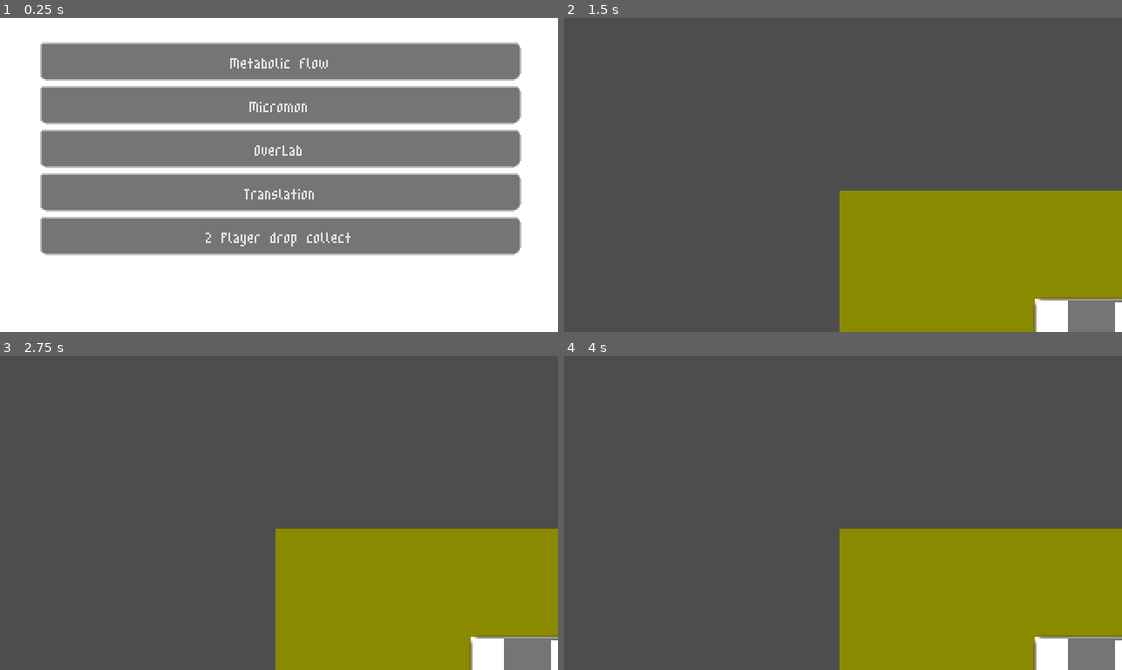
Above: before the commit, frames 1-4 (two rows, left to right).
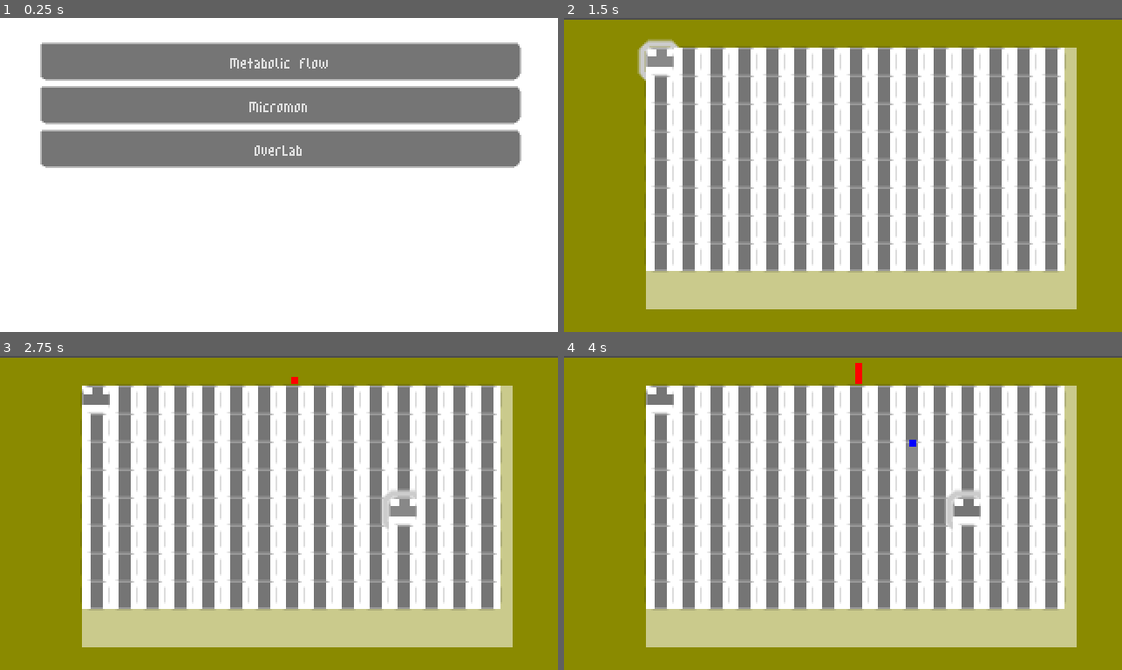
Above: after the commit, the same moments.

Repository: icvara/GERF_videogame
Game: Godot game, scene res://start_menu.tscn
Two runs of this game, one before a commit and one after it. Both use one fixed random seed, a clock stepped at 60 frames per second and the inputs below.
Inputs (mouse positions are in pixels of both pictures, inside the frame that each line leads up to):
- Up to frame 1 (0.25 s): no input
- Up to frame 2 (1.5 s): click "Metabolic Flow" at 0.5 s; click (658, 61) at 1.27 s
- Up to frame 3 (2.75 s): tap Enter at 2 s; move the mouse to (401, 497) at 2.02 s; hold D (right) from 2.03 s (still down); tap F (fight) at 2.1 s; click (401, 497) at 2.17 s
- Up to frame 4 (4 s): tap Space (space) at 2.75, 2.85 s; move the mouse to (731, 528) at 2.77 s; release D (right) at 2.78 s; hold S (down) 2.78-3.53 s; tap Enter at 3.5 s; move the mouse to (898, 443) at 3.52 s; hold D (right) from 3.53 s (still down); tap F (fight) at 3.6 s

The runs differ from the first frame. In frame 1, 21% of the frame differs, in the area x 7-94%, y 49-76%; in frame 2, 94%, in the area x 0-100%, y 0-100%; in frame 3, 94%; in frame 4, 94%.

Commit message:
adapt metaboflow to new screen size

Diff:
--- a/MetFlow/flow_tile_T.tscn
+++ b/MetFlow/flow_tile_T.tscn
@@ -7,20 +7,21 @@
 script = ExtResource("1_al756")
 
 [node name="ColorRect" type="ColorRect" parent="."]
-offset_right = 31.0
-offset_bottom = 31.0
+offset_right = 8.0
+offset_bottom = 8.0
 metadata/_edit_use_anchors_ = true
 
 [node name="Button" type="Button" parent="."]
-offset_right = 31.0
-offset_bottom = 31.0
+offset_right = 8.0
+offset_bottom = 8.0
 metadata/_edit_use_anchors_ = true
 
 [node name="Shape" type="Node2D" parent="."]
 
 [node name="1" type="StaticBody2D" parent="Shape"]
 visible = false
-position = Vector2(15.5, 15.5)
+position = Vector2(4, 4)
+scale = Vector2(0.25, 0.25)
 collision_layer = 0
 collision_mask = 0
 
@@ -47,7 +48,8 @@
 
 [node name="2" type="StaticBody2D" parent="Shape"]
 visible = false
-position = Vector2(15.5, 15.5)
+position = Vector2(4, 4)
+scale = Vector2(0.25, 0.25)
 collision_layer = 0
 collision_mask = 0
 
@@ -67,7 +69,8 @@
 
 [node name="0" type="StaticBody2D" parent="Shape"]
 visible = false
-position = Vector2(15.5, 15.5)
+position = Vector2(4, 4)
+scale = Vector2(0.25, 0.25)
 
 [node name="Polygon2D" type="Polygon2D" parent="Shape/0"]
 polygon = PackedVector2Array(-6.5, -15.5, -6.5, 15.5, -15.5, 15.5, -15.5, -15.5)
--- a/MetFlow/fluid.tscn
+++ b/MetFlow/fluid.tscn
@@ -1,13 +1,13 @@
 [gd_scene load_steps=2 format=3 uid="uid://x4xdfye0hc4s"]
 
 [sub_resource type="CircleShape2D" id="CircleShape2D_d4gg5"]
-radius = 4.0
+radius = 2.0
 
 [node name="Fluid" type="RigidBody2D"]
 
 [node name="ColorRect" type="ColorRect" parent="."]
-offset_right = 8.0
-offset_bottom = 8.0
+offset_right = 4.0
+offset_bottom = 4.0
 color = Color(0, 0, 1, 1)
 
 [node name="CollisionShape2D" type="CollisionShape2D" parent="."]
--- a/MetFlow/main_metflow.gd
+++ b/MetFlow/main_metflow.gd
@@ -3,7 +3,7 @@
 @export var newtile: PackedScene
 @export var newfluid: PackedScene
 
-var cell_flow_size = Vector2(640,320)#$Yeast/flowarea.
+var cell_flow_size = Vector2(240,124)#$Yeast/flowarea.
 
 # Called when the node enters the scene tree for the first time.
 func _ready():
@@ -19,11 +19,11 @@
 
 
 func fill_the_cell():
-	var n_tile = cell_flow_size/32/2
+	var n_tile = cell_flow_size/8/2
 	for i in n_tile.x:
 		for j in n_tile.y:
 			var nt = newtile.instantiate()
-			nt.position = Vector2(i*32*2,j*32*2)
+			nt.position = Vector2(i*8*2,j*8*2)
 			#if randi_range(0, 1) == 1:
 				#nt.get_node("StaticBody2D").rotation= deg_to_rad(180)
 			$Yeast/flowarea.add_child(nt)
@@ -31,12 +31,12 @@
 
 func _on_timer_timeout():
 	var nf = newfluid.instantiate()
-	nf.position = Vector2(350,-50)
+	nf.position = Vector2(150,-50)
 
 	$Yeast/flowarea.add_child(nf)
 
 	nf = newfluid.instantiate()
-	nf.position = Vector2(160,-50)
+	nf.position = Vector2(120,-50)
 	nf.get_node("ColorRect").color = Color(1,0,0)
 	$Yeast/flowarea.add_child(nf)
 
--- a/MetFlow/main_metflow.tscn
+++ b/MetFlow/main_metflow.tscn
@@ -11,18 +11,17 @@
 newfluid = ExtResource("3_cyd7a")
 
 [node name="Yeast" type="ColorRect" parent="."]
-offset_left = 158.0
-offset_top = 99.0
-offset_right = 1020.0
-offset_bottom = 544.0
+offset_top = 1.0
+offset_right = 322.0
+offset_bottom = 182.0
 color = Color(0.541176, 0.541176, 0, 1)
 
 [node name="flowarea" type="ColorRect" parent="Yeast"]
 layout_mode = 0
-offset_left = 112.0
-offset_top = 62.0
-offset_right = 752.0
-offset_bottom = 382.0
+offset_left = 47.0
+offset_top = 16.0
+offset_right = 294.0
+offset_bottom = 166.0
 color = Color(1, 1, 1, 0.54902)
 
 [node name="Timer" type="Timer" parent="."]
--- a/Micromon/fight_scene.tscn
+++ b/Micromon/fight_scene.tscn
@@ -169,7 +169,7 @@
 position = Vector2(230, 29)
 scale = Vector2(2, 2)
 sprite_frames = SubResource("SpriteFrames_i8x2q")
-frame_progress = 0.459914
+frame_progress = 0.885499
 
 [node name="ProgressBar" type="ProgressBar" parent="Enemy"]
 modulate = Color(0.131793, 0.753388, 0.370285, 1)
--- a/start_menu.tscn
+++ b/start_menu.tscn
@@ -35,6 +35,7 @@
 grow_vertical = 2
 
 [node name="Button" type="Button" parent="ColorRect/VBoxContainer"]
+texture_filter = 1
 layout_mode = 2
 theme_override_fonts/font = ExtResource("2_ia0g5")
 text = "Metabolic Flow"
@@ -48,10 +49,12 @@
 text = "OverLab"
 
 [node name="Button4" type="Button" parent="ColorRect/VBoxContainer"]
+visible = false
 layout_mode = 2
 text = "Translation"
 
 [node name="Button5" type="Button" parent="ColorRect/VBoxContainer"]
+visible = false
 layout_mode = 2
 text = "2 Player drop collect
 "
